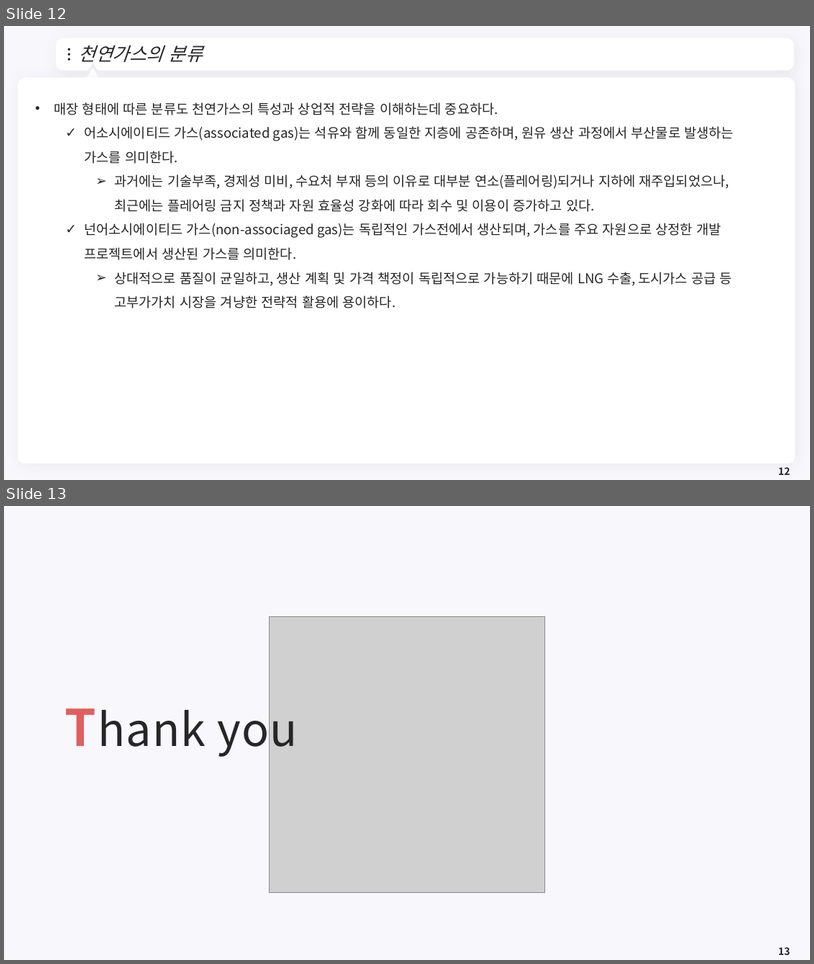
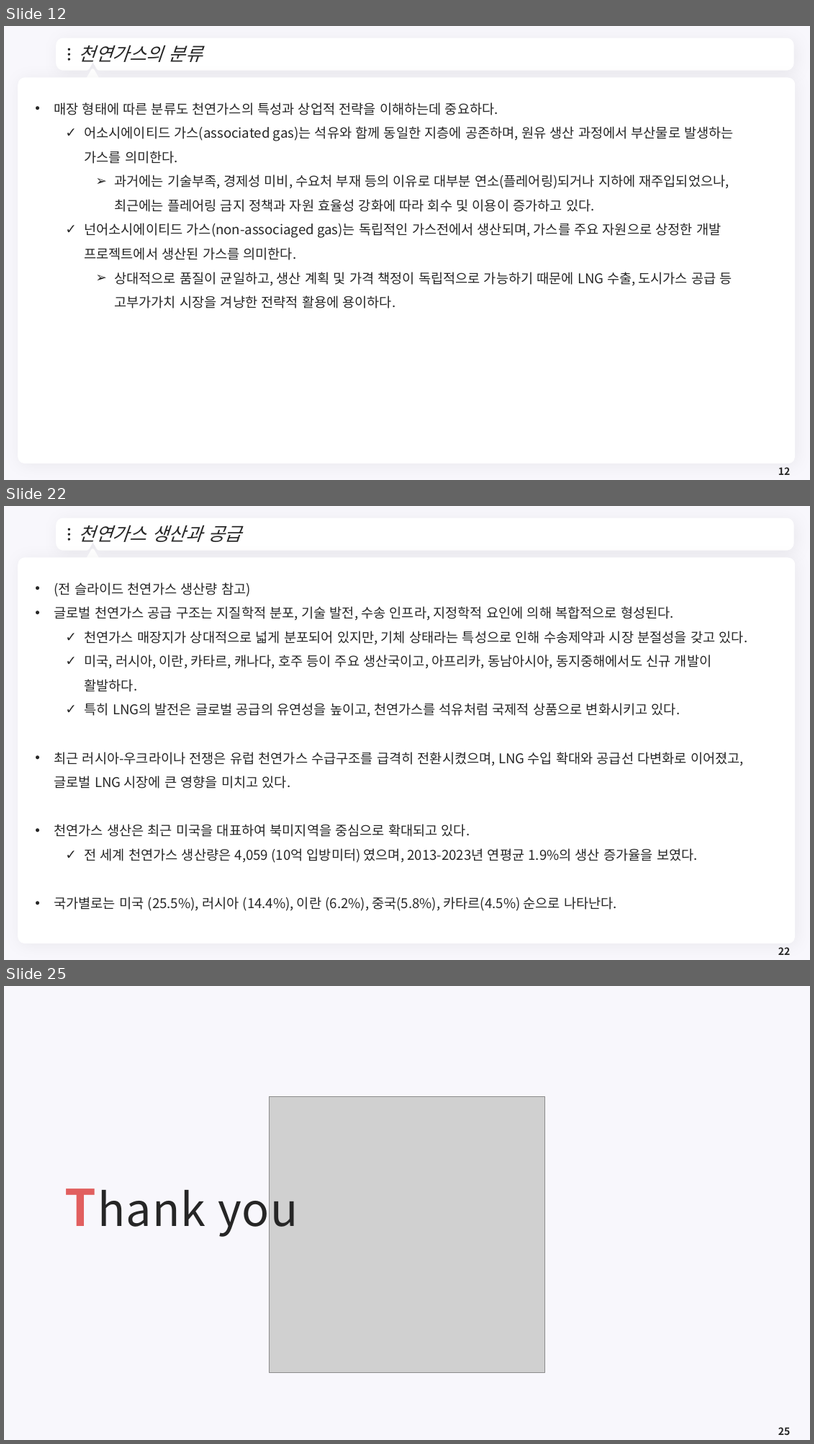
Before and after one commit to meandthey/Teaching, a slide deck: 에너지경제학/자원에너지경제학_Chapter_3 (가스).pptx. Shown one above the other, each under a label of ours: slides 12 and 13 before the commit, slides 12, 22 and 25 after it; the slides between them are not shown. The pictures are 814x964 and 814x1444 pixels, drawn with LibreOffice and Linux fonts; fonts in the diff are those of the drawing; grey boxes stand for pictures; background and template pictures are left out. Boxes give left, top, right and bottom in pixels: in the first picture for what was removed or moved away, otherwise in the second. Text is boxed around its words. In the diff, an @@ line names an element or a change of style, - is before the commit and + after.

```diff
--- a/에너지경제학/자원에너지경제학_Chapter_3 (가스).pptx
+++ b/에너지경제학/자원에너지경제학_Chapter_3 (가스).pptx
@@ slide 22 added at <box>4,506,810,960</box>, background #F8F7FC; not listed: 7 template elements that a slide beside it also shows @@
@@ title added at <box>79,525,242,542</box>, 22 pt, text #262626, italic @@
+천연가스 생산과 공급
@@ text added at <box>54,582,748,911</box>, 16 pt, text #262626 @@
+• (전 슬라이드 천연가스 생산량 참고)
+• 글로벌 천연가스 공급 구조는 지질학적 분포, 기술 발전, 수송 인프라, 지정학적 요인에 의해 복합적으로 형성된다.
+  ✓ 천연가스 매장지가 상대적으로 넓게 분포되어 있지만, 기체 상태라는 특성으로 인해 수송제약과 시장 분절성을 갖고 있다.
+  ✓ 미국, 러시아, 이란, 카타르, 캐나다, 호주 등이 주요 생산국이고, 아프리카, 동남아시아, 동지중해에서도 신규 개발이 활발하다.
+  ✓ 특히 LNG의 발전은 글로벌 공급의 유연성을 높이고, 천연가스를 석유처럼 국제적 상품으로 변화시키고 있다.
+• 최근 러시아-우크라이나 전쟁은 유럽 천연가스 수급구조를 급격히 전환시켰으며, LNG 수입 확대와 공급선 다변화로 이어졌고, 글로벌 LNG 시장에 큰 영향을 미치고 있다.
+• 천연가스 생산은 최근 미국을 대표하여 북미지역을 중심으로 확대되고 있다.
+  ✓ 전 세계 천연가스 생산량은 4,059 (10억 입방미터) 였으며, 2013-2023년 연평균 1.9%의 생산 증가율을 보였다.
+• 국가별로는 미국 (25.5%), 러시아 (14.4%), 이란 (6.2%), 중국(5.8%), 카타르(4.5%) 순으로 나타난다.
@@ page number added at <box>779,947,790,955</box>, 12 pt, text #262626, bold @@
+22
@@ what was slide 13 is now slide 25 @@
@@ page number at <box>779,1427,790,1435</box>: text changed @@
-13
+25
```
Also in this commit, not shown: 11 other slides added.
